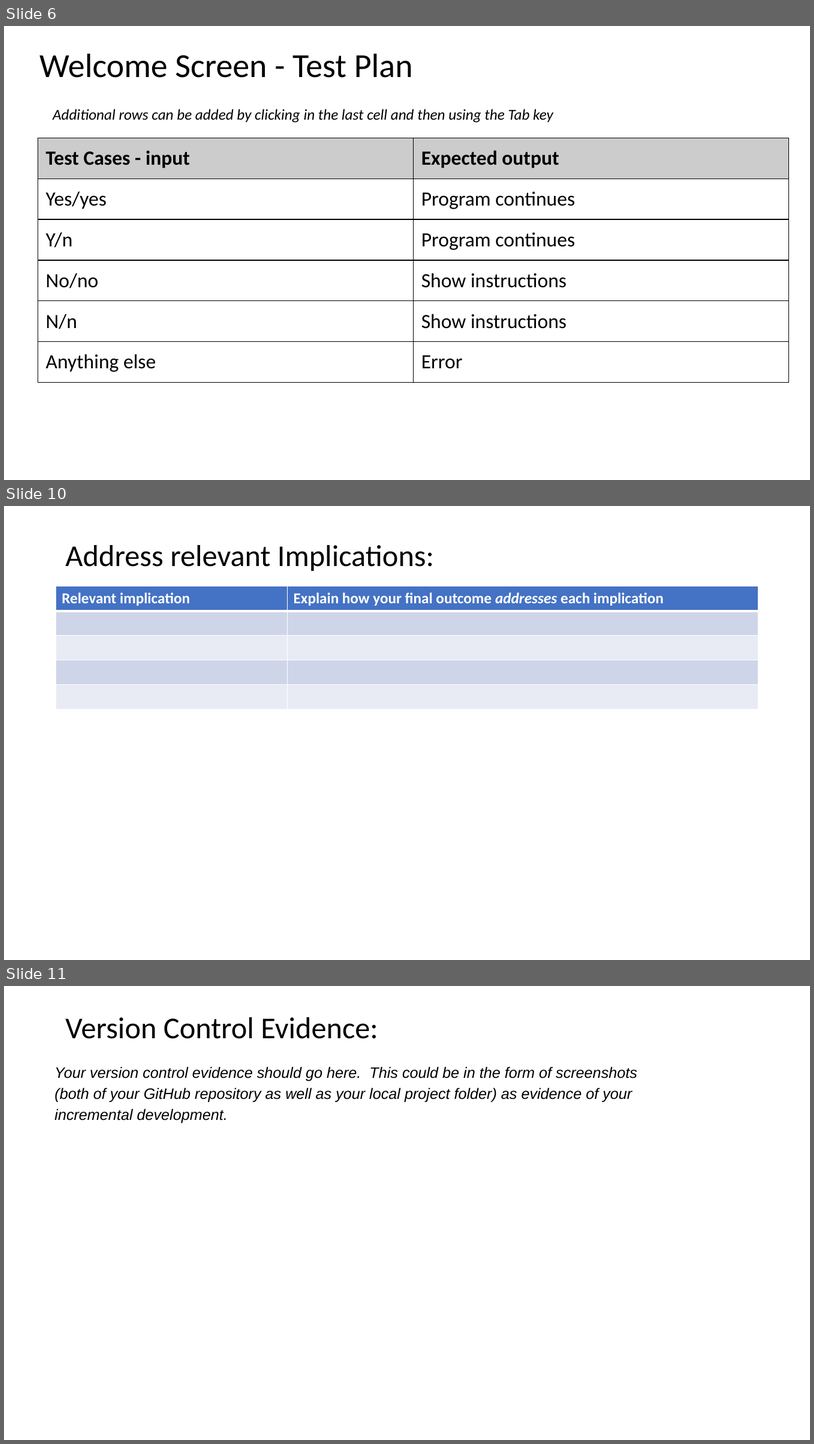
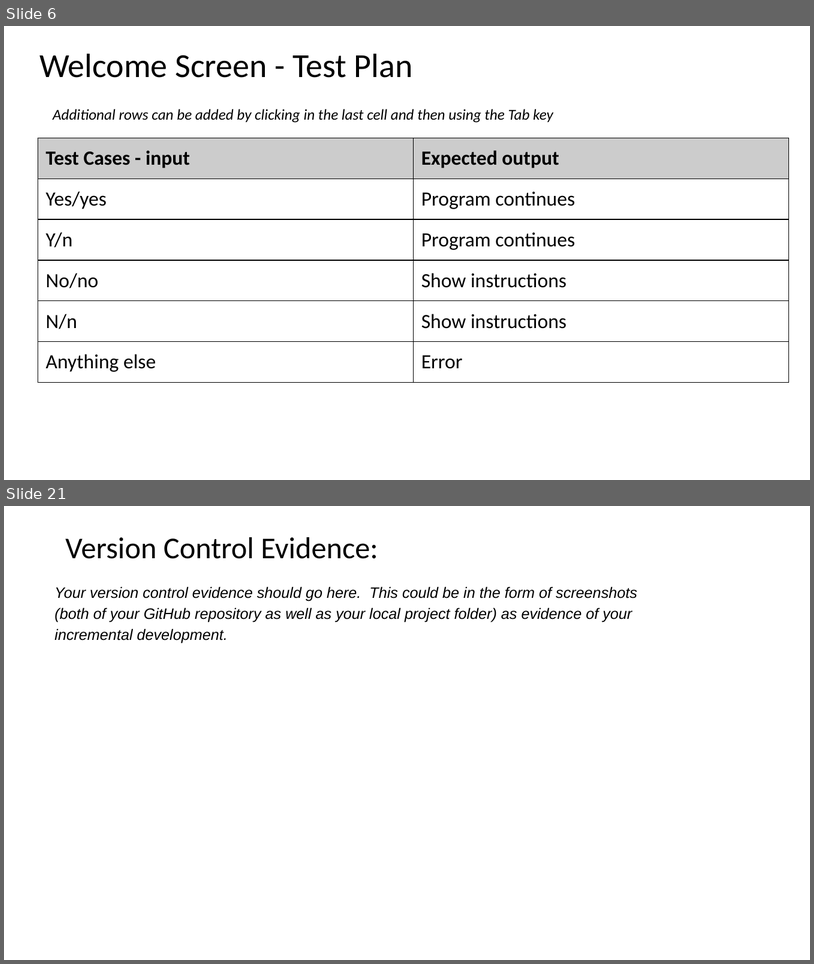
Before and after one commit to joshbatmiddleton/1.7-and-1.8-Assesment, a slide deck: Assesment Documents/Powerpoint/1.7 and 1.8 documentation v2.pptx. Shown one above the other, each under a label of ours: slides 6, 10 and 11 before the commit, slides 6 and 21 after it; the slides between them are not shown. The pictures are 814x1444 and 814x964 pixels, drawn with LibreOffice and Linux fonts; fonts in the diff are those of the drawing. Boxes give left, top, right and bottom in pixels: in the first picture for what was removed or moved away, otherwise in the second. Text is boxed around its words. In the diff, an @@ line names an element or a change of style, - is before the commit and + after.

```diff
--- a/Assesment Documents/Powerpoint/1.7 and 1.8 documentation v2.pptx
+++ b/Assesment Documents/Powerpoint/1.7 and 1.8 documentation v2.pptx
@@ slide 10 removed at box(4, 506, 810, 960), background #FFFFFF @@
@@ title removed at box(65, 545, 434, 571) @@
-Address relevant Implications:
@@ table removed at box(56, 586, 759, 709), 5 rows, 2 columns @@
-Relevant implication | Explain how your final outcome addresses each implication
- | 
- | 
- | 
- | 
@@ what was slide 11 is now slide 21 @@
```
Also in this commit, not shown: 3 slides changed, 12 slides added, 1 other slide removed, 5 other files.
